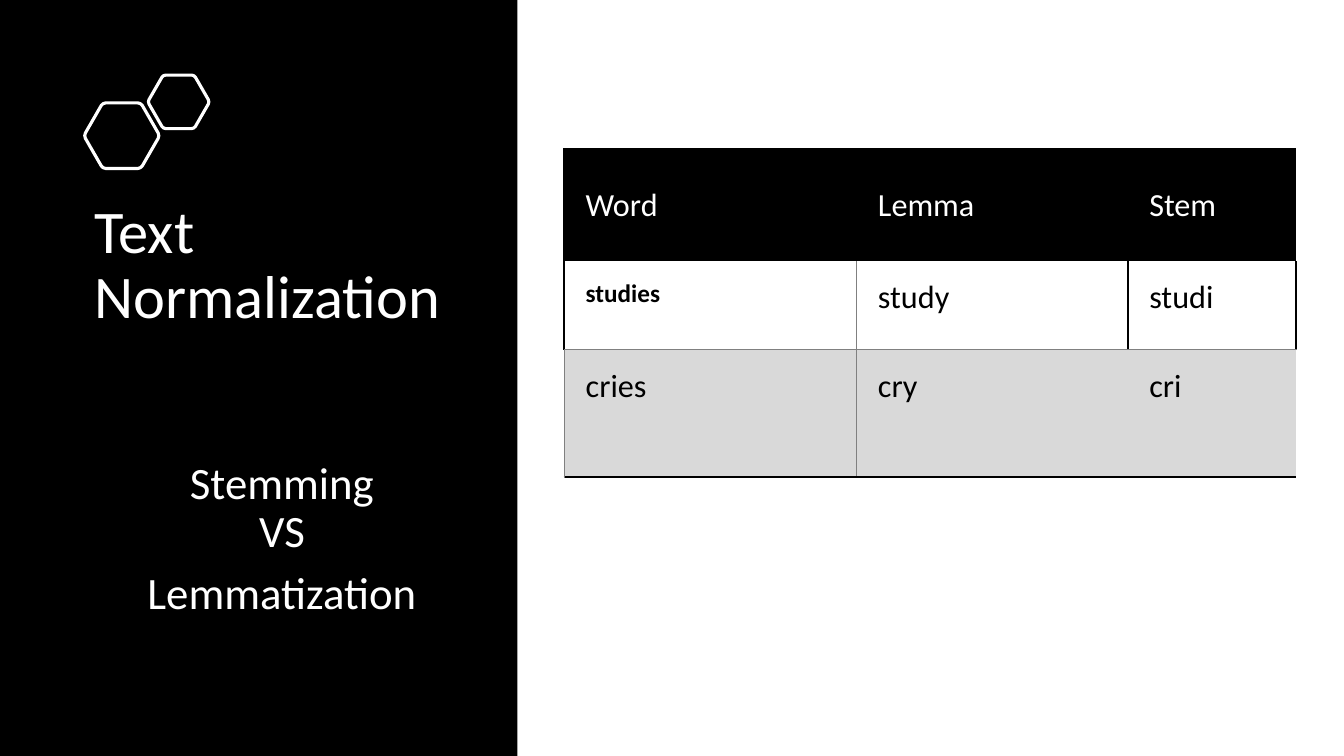
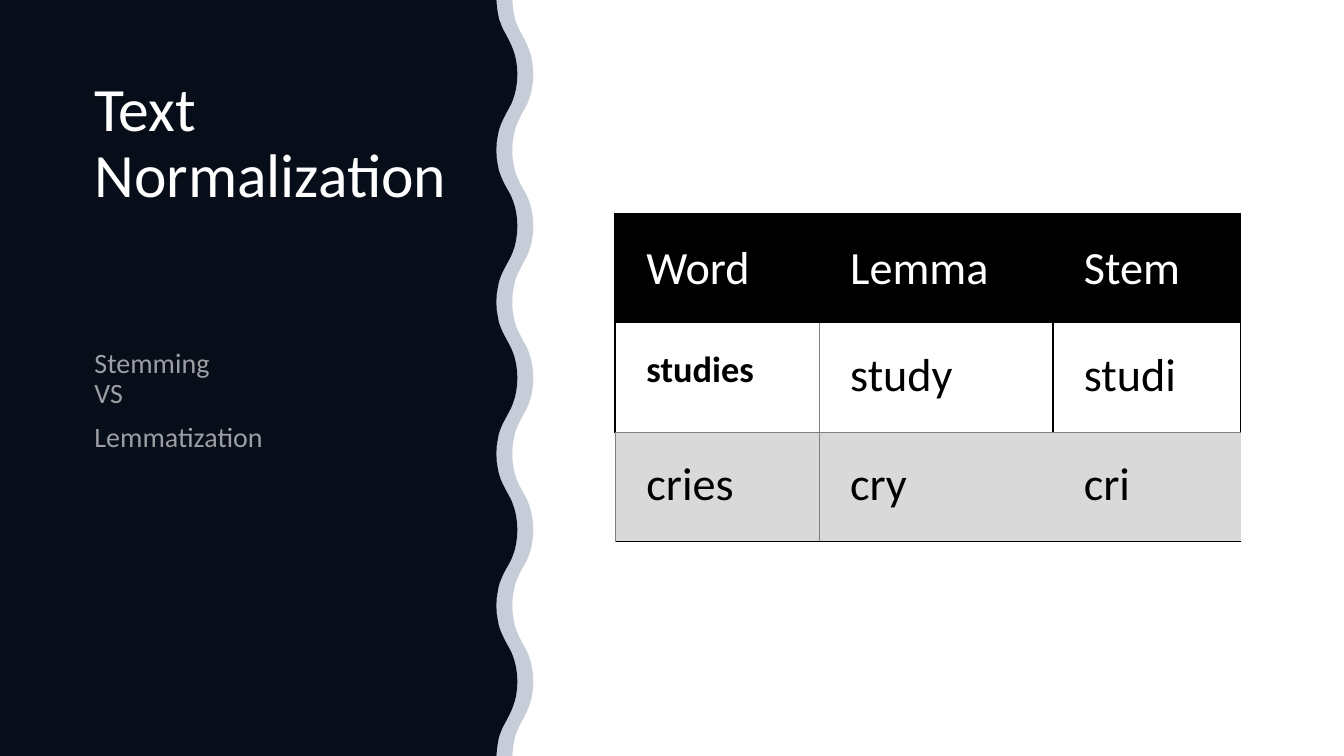
Before and after one commit to mixaverros88/Tweet_Sentiment_Extraction, a slide deck: slide 9 of presentation/Presentation.pptx (slide 8 before the commit). Drawn at 1344x756 pixels with LibreOffice and Linux fonts; fonts in the diff are those of the drawing. Boxes give left, top, right and bottom in pixels: in the first picture for what was removed or moved away, otherwise in the second. Text is boxed around its words. In the diff, an @@ line names an element or a change of style, - is before the commit and + after.

```diff
--- a/presentation/Presentation.pptx
+++ b/presentation/Presentation.pptx
@@ rectangle removed at bbox=[0, 0, 517, 756] @@
@@ freeform shape added at bbox=[0, 0, 517, 756], fill #000000 @@
@@ freeform shape added at bbox=[0, 0, 533, 756], fill #203864 at 25% opacity @@
@@ title "Text Normalization": place and size @@
-title "Text Normalization" at bbox=[95, 214, 441, 319]
+title "Text Normalization" at bbox=[94, 91, 446, 198]
@@ title "Text Normalization" at bbox=[94, 91, 446, 198]: size 43.2 to 44 pt @@
@@ freeform shape removed at bbox=[148, 76, 209, 129] @@
@@ freeform shape removed at bbox=[85, 103, 159, 168] @@
@@ table at bbox=[616, 215, 1241, 542] @@
@@ size 23 to 33 pt in "Word", "Lemma", "Stem", "study" and 4 more places @@
@@ size 18 to 26 pt in "studies" @@
@@ table: place and size @@
-table at bbox=[565, 149, 1297, 477]
+table at bbox=[616, 215, 1241, 542]
@@ text "Stemming VS": place and size @@
-text "Stemming VS" at bbox=[147, 468, 416, 610]
+text "Stemming VS" at bbox=[94, 354, 262, 447]
@@ text "Stemming VS" at bbox=[94, 354, 262, 447]: size 32 to 20 pt, text colour #FFFFFF to #FFFFFF at 60% opacity; alignment centre to left @@
```
Also in this commit, not shown: 2 slides added, 42 other files.
